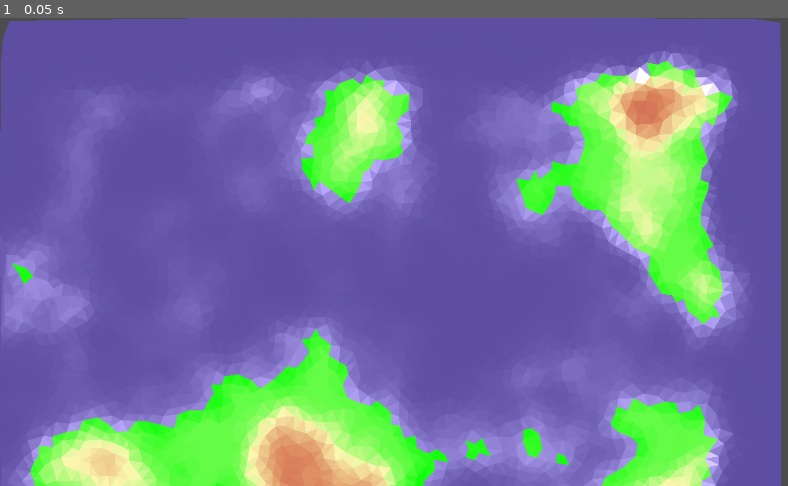
Above: before the commit, frame 1.
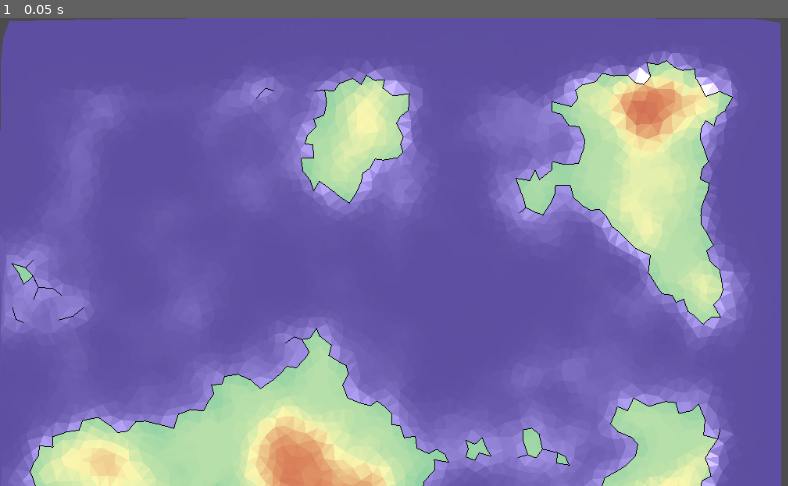
Above: after the commit, the same moment.

Repository: eriwyn/societer
Game: Godot game, scene res://world/game.tscn
The game is run twice, just before and just after one commit, with the same random seed, the same clock (stepped at 60 frames per second) and the same inputs.
Inputs:
- Up to frame 1 (0.05 s): no input

The runs differ from the first frame. In frame 1, 17% of the frame differs, in the area x 1-94%, y 8-100%.

Commit message:
Add coastline

Diff:
--- a/ui/map/map.gd
+++ b/ui/map/map.gd
@@ -8,7 +8,7 @@
 		colors.add_point(0.999,  Color("#9e0142")) # red
 		colors.add_point(0.5,  Color("#dc865d")) # orange
 		colors.add_point(0.25,  Color("#fbf8b0")) # yellow
-		colors.add_point(0,  Color.green) # green
+		colors.add_point(0,  Color("#89cfa5")) # green
 		colors.add_point(-0.999,  Color("#5e4fa2")) # blue
 		var color = colors.interpolate(min(triangle.get_data("elevation"), 0.999))
 		if triangle.get_data("ocean"):
@@ -17,7 +17,12 @@
 		if triangle.polygon().size() > 2:
 			draw_polygon(triangle.polygon(), PoolColorArray([color]))
 
-
+	var coastline = PoolVector2Array()
+	for edge in terrain.get_edges():
+		if edge.get_data("coast"):
+			coastline.append(edge.line()[0])
+			coastline.append(edge.line()[1])
+	draw_multiline(coastline, Color.black, 5.0)
 
 
 
--- a/utils/terrain/Terrain.gd
+++ b/utils/terrain/Terrain.gd
@@ -243,6 +243,12 @@
 
 	func opposite():
 		return Edge.new(_terrain._halfedges[_idx], _terrain)
+
+	func line():
+		var line = []
+		line.append(start().point2d())
+		line.append(end().point2d())
+		return line
 
 const terrain_file = "user://terrain.save"
 
